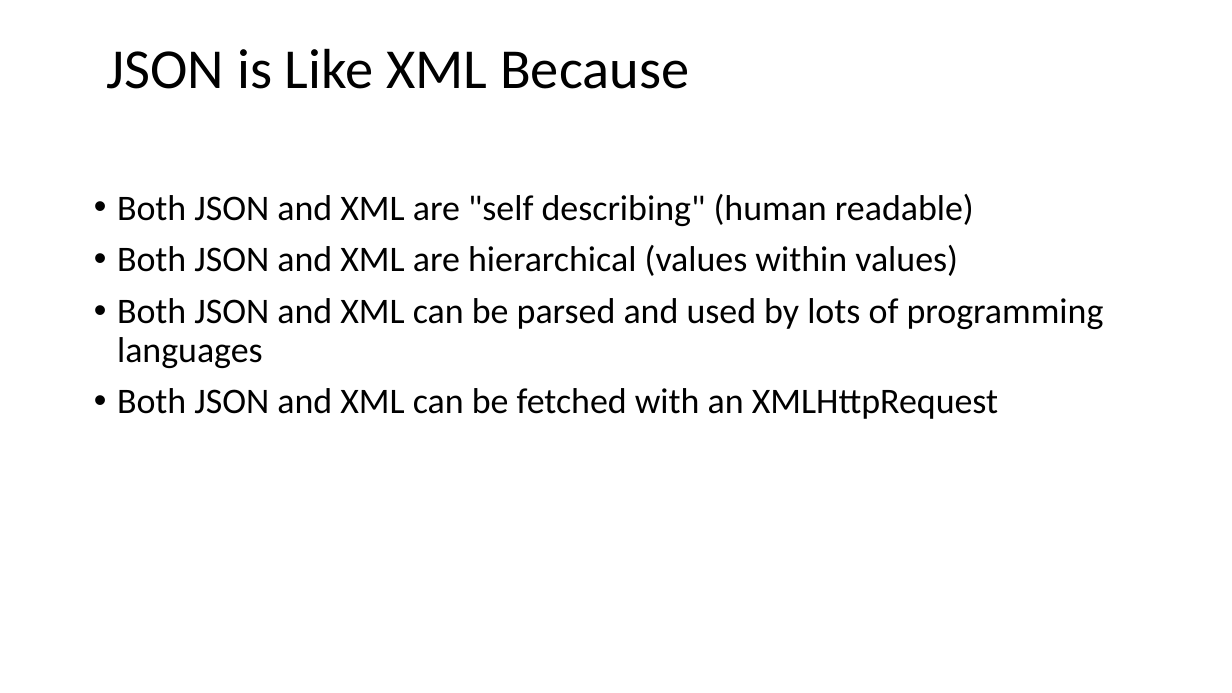
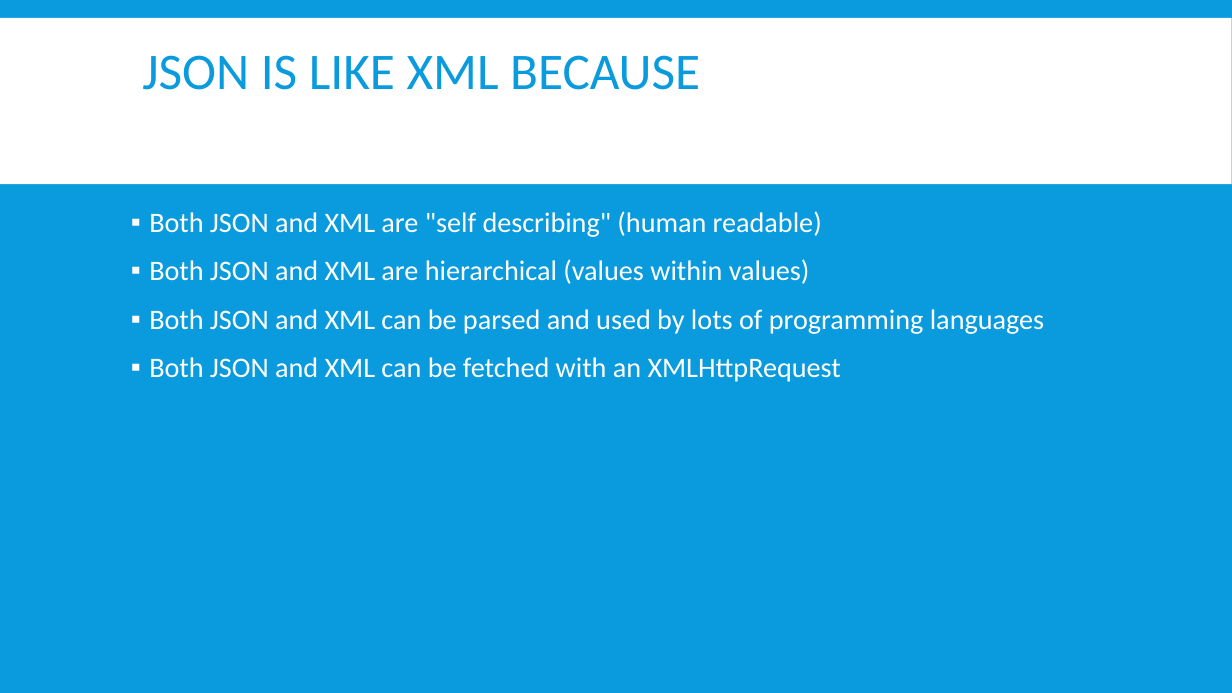
Before and after one commit to Prasundas99/Web-Development-Traning, a slide deck: slide 7 of 09.AJAX/JSON vs XML.pptx. Drawn at 1232x693 pixels with LibreOffice and Linux fonts; fonts in the diff are those of the drawing. Boxes give left, top, right and bottom in pixels: in the first picture for what was removed or moved away, otherwise in the second. Text is boxed around its words. In the diff, an @@ line names an element or a change of style, - is before the commit and + after.

```diff
--- a/09.AJAX/JSON vs XML.pptx
+++ b/09.AJAX/JSON vs XML.pptx
@@ background #FFFFFF to #099BDD @@
@@ rectangle added at (0, 18, 1232, 184), fill #FFFFFF @@
@@ title at (142, 55, 700, 90): text changed; size 44 to 40 pt; text colour #000000 to #099BDD @@
-JSON is Like XML Because
+JSON IS LIKE XML BECAUSE
@@ text "Both JSON and XML are ...": place and size @@
-text "Both JSON and XML are ..." at (117, 194, 1104, 419)
+text "Both JSON and XML are ..." at (149, 211, 1044, 382)
@@ text "Both JSON and XML are ..." at (149, 211, 1044, 382): size 28 to 22 pt, text colour #000000 to #FFFFFF; bullet • to ▪; more space between paragraphs @@
```
Also in this commit, not shown: 8 other slides changed, 10 other files.
